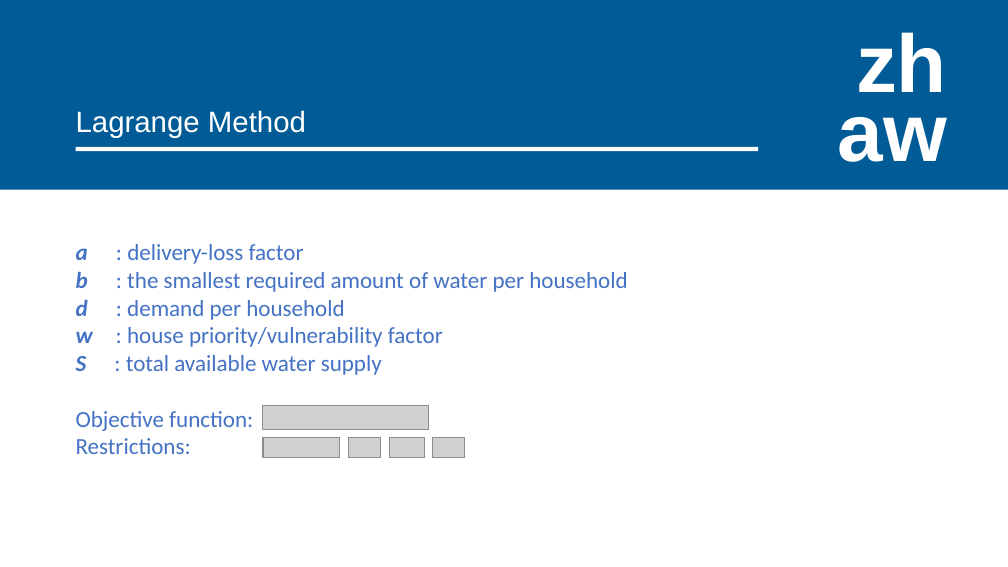
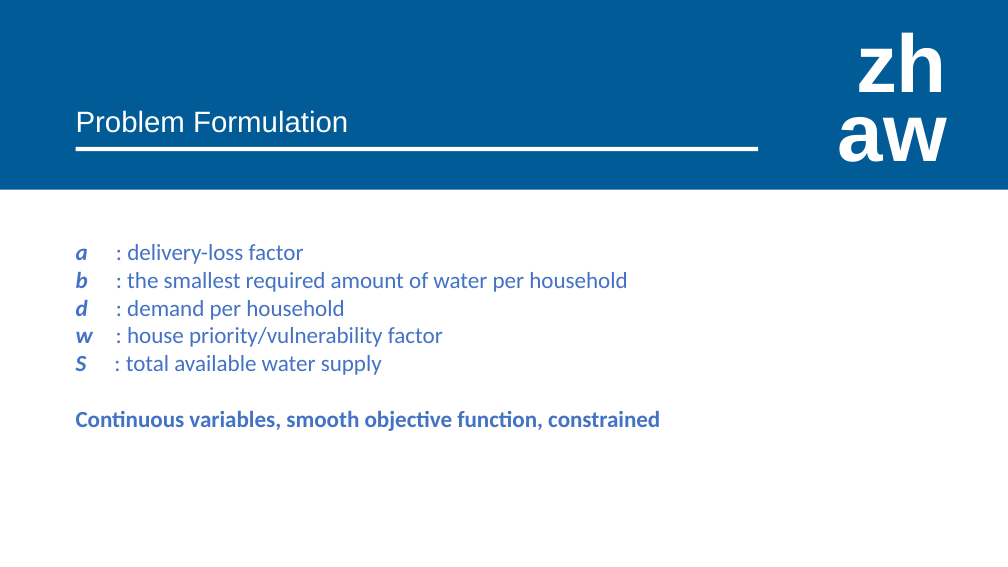
Before and after one commit to the-nerd-sloth/co3-semester-project, a slide deck: slide 4 of Presentation/presentation.pptx. Drawn at 1008x567 pixels with LibreOffice and Linux fonts; fonts in the diff are those of the drawing; grey boxes stand for pictures; background and template pictures are left out. Boxes give left, top, right and bottom in pixels: in the first picture for what was removed or moved away, otherwise in the second. Text is boxed around its words. In the diff, an @@ line names an element or a change of style, - is before the commit and + after.

```diff
--- a/Presentation/presentation.pptx
+++ b/Presentation/presentation.pptx
@@ text at <box>76,110,348,133</box>: text changed @@
-Lagrange Method
+Problem Formulation
@@ text at <box>76,411,660,431</box>: text changed; bold on @@
-Objective function:
-Restrictions:
+Continuous variables, smooth objective function, constrained
@@ picture removed at <box>263,405,429,429</box> @@
@@ picture removed at <box>263,437,340,458</box> @@
@@ picture removed at <box>349,437,380,458</box> @@
@@ picture removed at <box>389,437,423,458</box> @@
@@ picture removed at <box>433,437,465,458</box> @@
```
Also in this commit, not shown: 3 other slides changed, 2 slides added, 1 other file.
